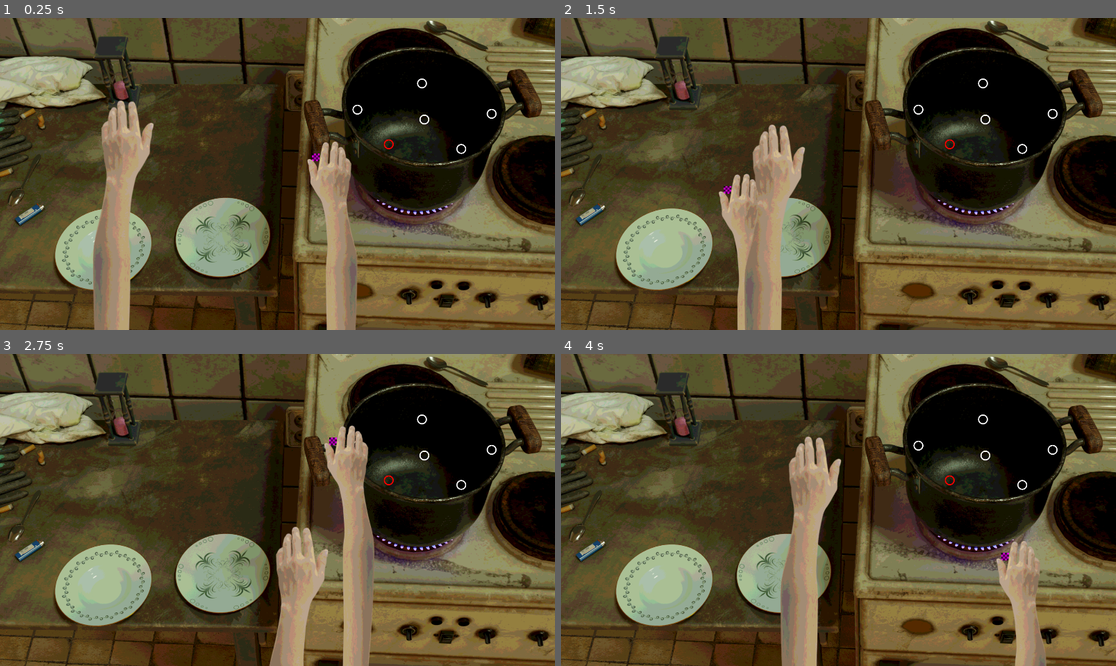
Above: before the commit, frames 1-4 (two rows, left to right).
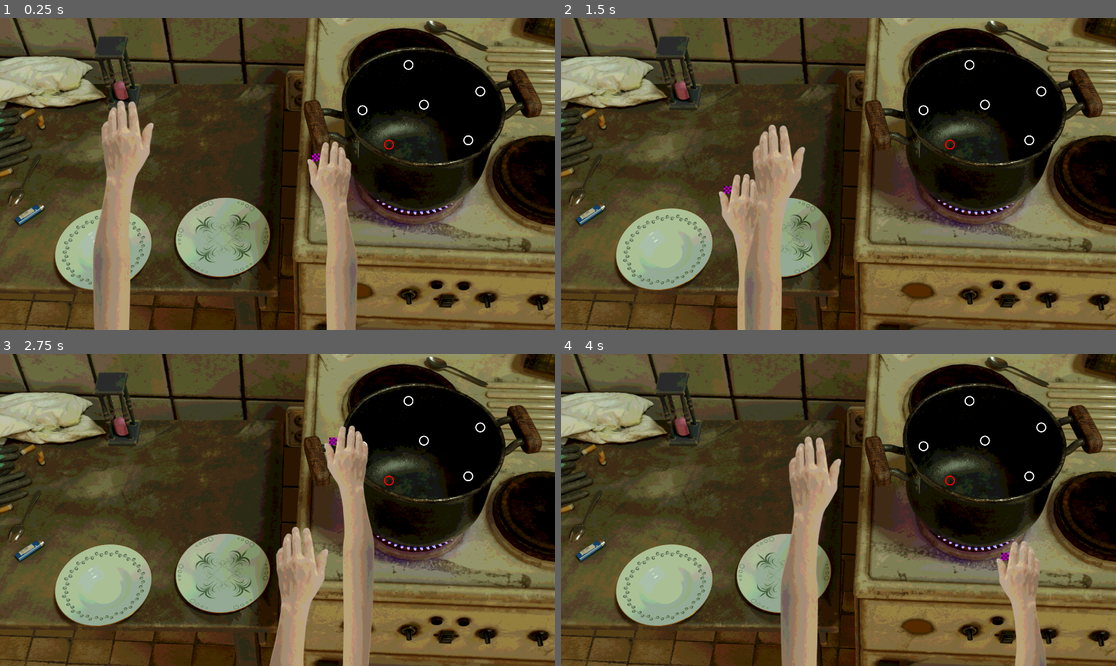
Above: after the commit, the same moments.

Repository: bloshko/weird-brew
Game: Godot game, scene res://main.tscn
The game is run twice, just before and just after one commit, with the same random seed, the same clock (stepped at 60 frames per second) and the same inputs.
Inputs (mouse positions are in pixels of both pictures, inside the frame that each line leads up to):
- Up to frame 1 (0.25 s): no input
- Up to frame 2 (1.5 s): tap Enter at 0.5 s; move the mouse to (960, 158) at 0.52 s; hold D (move_right) 0.53-1.28 s; tap Space (pick_up) at 0.6, 1.35 s; move the mouse to (727, 189) at 1.27 s; hold S (move_down) from 1.28 s (still down)
- Up to frame 3 (2.75 s): move the mouse to (333, 441) at 2.02 s; release S (move_down) at 2.03 s; hold D (move_right) from 2.03 s (still down); tap Space (pick_up) at 2.1 s
- Up to frame 4 (4 s): move the mouse to (810, 572) at 2.77 s; release D (move_right) at 2.78 s; hold W (move_up) 2.78-3.53 s; tap Space (pick_up) at 2.85, 3.6 s; move the mouse to (1005, 556) at 3.52 s; hold A (move_left) from 3.53 s (still down)

The runs differ from the first frame. In frame 1, 0.3% of the frame differs, in the area x 63-90%, y 13-44%; in frame 2, 0.3%; in frame 3, 0.2%; in frame 4, 0.3%.

Commit message:
add logic

Diff:
--- /dev/null
+++ b/game_logic.gd
@@ -0,0 +1,23 @@
+extends Node
+
+var game_ingredients: Array[Ingredient] = []
+var selected_mp3: Array[String] = []
+
+class Ingredient:
+	var correct_item_tex: Texture2D
+	var wrong_item_tex: Texture2D
+	var name: String
+
+	var correct_item_mp3: String
+	var wrong_item_mp3: String
+
+
+
+
+
+func _ready():
+	pass
+
+func generate_ingredients():
+
+	pass
--- /dev/null
+++ b/ingridient.gd
@@ -0,0 +1,12 @@
+extends Sprite2D
+
+var is_in_recipe = false
+
+func _ready():
+	pass
+
+func destroy():
+	queue_free()
+
+func _process(delta):
+	pass
--- /dev/null
+++ b/ingridient.tscn
@@ -0,0 +1,6 @@
+[gd_scene load_steps=2 format=3 uid="uid://bncisrjfndtj"]
+
+[ext_resource type="Script" uid="uid://u5fqbesocl77" path="res://ingridient.gd" id="1_a5jgv"]
+
+[node name="Ingridient" type="Sprite2D"]
+script = ExtResource("1_a5jgv")
--- a/main.tscn
+++ b/main.tscn
@@ -1,8 +1,6 @@
-[gd_scene load_steps=28 format=3 uid="uid://dkm812ayphilu"]
+[gd_scene load_steps=40 format=3 uid="uid://dkm812ayphilu"]
 
 [ext_resource type="Texture2D" uid="uid://dmi2du444iub4" path="res://assets/bg1.png" id="1_h2yge"]
-[ext_resource type="PackedScene" uid="uid://d1n4mrvpoddce" path="res://prototype_mouse_movement.tscn" id="2_h2yge"]
-[ext_resource type="PackedScene" uid="uid://ba0wfdxpewfpl" path="res://prototype_left_hand_movements.tscn" id="3_h2yge"]
 [ext_resource type="Texture2D" uid="uid://c54hpcrgxa3d8" path="res://assets/hourglass/glsass0.png" id="4_1u8w0"]
 [ext_resource type="Texture2D" uid="uid://capbq4ppkx6c6" path="res://assets/hourglass/glsass1.png" id="5_0odxb"]
 [ext_resource type="Texture2D" uid="uid://rnxj38vr68t7" path="res://assets/hourglass/glsass2.png" id="6_lswn8"]
@@ -23,7 +21,15 @@
 [ext_resource type="Texture2D" uid="uid://v15robtcvhxv" path="res://assets/hourglass/glsass17.png" id="21_4lmeg"]
 [ext_resource type="Texture2D" uid="uid://duhl65gqkj3h0" path="res://assets/hourglass/glsass18.png" id="22_0cp0l"]
 [ext_resource type="Texture2D" uid="uid://sw5md3hjbjpq" path="res://assets/hourglass/glsass19.png" id="23_d2t1y"]
+[ext_resource type="Script" uid="uid://dwka8hvmmfnpg" path="res://prototype_mouse_movement.gd" id="23_qsp4k"]
 [ext_resource type="Texture2D" uid="uid://bogbup3bkenbr" path="res://assets/hourglass/glsass20.png" id="24_gngh3"]
+[ext_resource type="Texture2D" uid="uid://ddmrmko4xi7t0" path="res://assets/circle_empty.png" id="24_kq58d"]
+[ext_resource type="Texture2D" uid="uid://cdmcna4qbmqf2" path="res://assets/hand_right.png" id="25_seu75"]
+[ext_resource type="Script" uid="uid://dq173kyf355g1" path="res://prototype_left_hand_movements.gd" id="26_htxhm"]
+[ext_resource type="Script" uid="uid://x8ro4wm5lkkb" path="res://table.gd" id="27_jq2sk"]
+[ext_resource type="Texture2D" uid="uid://ct3ivf6iwex5j" path="res://assets/hand_left.png" id="28_4k2k6"]
+[ext_resource type="Texture2D" uid="uid://bwoomyx3b4nvm" path="res://assets/hand_left_hold.png" id="29_0rl1p"]
+[ext_resource type="Script" uid="uid://bbyb7nkp4d43d" path="res://game_logic.gd" id="30_kq58d"]
 
 [sub_resource type="PlaceholderMesh" id="PlaceholderMesh_7dm0k"]
 
@@ -99,6 +105,21 @@
 "name": &"default",
 "speed": 5.0
 }]
+
+[sub_resource type="RectangleShape2D" id="RectangleShape2D_sl2gp"]
+size = Vector2(69.99994, 69)
+
+[sub_resource type="QuadMesh" id="QuadMesh_pwf5s"]
+
+[sub_resource type="ImageTexture" id="ImageTexture_74uov"]
+
+[sub_resource type="RectangleShape2D" id="RectangleShape2D_d2xlq"]
+size = Vector2(1.5164642, 1.562959)
+
+[sub_resource type="QuadMesh" id="QuadMesh_ywuup"]
+
+[sub_resource type="CircleShape2D" id="CircleShape2D_f3s46"]
+radius = 93.193344
 
 [node name="Node2D" type="Control"]
 layout_mode = 3
@@ -108,7 +129,7 @@
 grow_horizontal = 2
 grow_vertical = 2
 
-[node name="TextureRect" type="TextureRect" parent="."]
+[node name="background" type="TextureRect" parent="."]
 layout_mode = 1
 anchors_preset = 15
 anchor_right = 1.0
@@ -129,43 +150,135 @@
 frame_progress = 0.54752904
 speed_scale = 0.2
 
-[node name="FindTheDifference" type="Control" parent="."]
-anchors_preset = 0
-offset_left = 16.0
-offset_top = 23.0
-offset_right = 56.0
-offset_bottom = 63.0
-
-[node name="ColorRect" type="ColorRect" parent="FindTheDifference"]
+[node name="PrototypeMouseMovement" type="Node2D" parent="."]
+script = ExtResource("23_qsp4k")
+
+[node name="Map" type="Node2D" parent="PrototypeMouseMovement"]
+
+[node name="MapNode1" type="Sprite2D" parent="PrototypeMouseMovement/Map"]
+position = Vector2(1505, 383)
+scale = Vector2(0.6490178, 0.6490178)
+texture = ExtResource("24_kq58d")
+
+[node name="Area2D" type="Area2D" parent="PrototypeMouseMovement/Map/MapNode1"]
+
+[node name="CollisionShape2D" type="CollisionShape2D" parent="PrototypeMouseMovement/Map/MapNode1/Area2D"]
+position = Vector2(0, -2.3841858e-07)
+shape = SubResource("RectangleShape2D_sl2gp")
+
+[node name="MapNode2" type="Sprite2D" parent="PrototypeMouseMovement/Map"]
+position = Vector2(1760.0001, 360.00003)
+scale = Vector2(0.6490178, 0.6490178)
+texture = ExtResource("24_kq58d")
+
+[node name="Area2D" type="Area2D" parent="PrototypeMouseMovement/Map/MapNode2"]
+
+[node name="CollisionShape2D" type="CollisionShape2D" parent="PrototypeMouseMovement/Map/MapNode2/Area2D"]
+position = Vector2(0, -2.3841858e-07)
+shape = SubResource("RectangleShape2D_sl2gp")
+
+[node name="MapNode3" type="Sprite2D" parent="PrototypeMouseMovement/Map"]
+position = Vector2(1944, 508)
+scale = Vector2(0.6490178, 0.6490178)
+texture = ExtResource("24_kq58d")
+
+[node name="Area2D" type="Area2D" parent="PrototypeMouseMovement/Map/MapNode3"]
+
+[node name="CollisionShape2D" type="CollisionShape2D" parent="PrototypeMouseMovement/Map/MapNode3/Area2D"]
+position = Vector2(0, -2.3841858e-07)
+shape = SubResource("RectangleShape2D_sl2gp")
+
+[node name="MapNode4" type="Sprite2D" parent="PrototypeMouseMovement/Map"]
+position = Vector2(1994.0001, 305.00003)
+scale = Vector2(0.6490178, 0.6490178)
+texture = ExtResource("24_kq58d")
+
+[node name="Area2D" type="Area2D" parent="PrototypeMouseMovement/Map/MapNode4"]
+
+[node name="CollisionShape2D" type="CollisionShape2D" parent="PrototypeMouseMovement/Map/MapNode4/Area2D"]
+position = Vector2(0, -2.3841858e-07)
+shape = SubResource("RectangleShape2D_sl2gp")
+
+[node name="MapNode5" type="Sprite2D" parent="PrototypeMouseMovement/Map"]
+position = Vector2(1696, 195.00002)
+scale = Vector2(0.6490178, 0.6490178)
+texture = ExtResource("24_kq58d")
+
+[node name="Area2D" type="Area2D" parent="PrototypeMouseMovement/Map/MapNode5"]
+
+[node name="CollisionShape2D" type="CollisionShape2D" parent="PrototypeMouseMovement/Map/MapNode5/Area2D"]
+position = Vector2(-0.7614746, -1.2614746)
+shape = SubResource("RectangleShape2D_sl2gp")
+
+[node name="MapNode6" type="Sprite2D" parent="PrototypeMouseMovement/Map"]
+position = Vector2(1615.0001, 526.00006)
+scale = Vector2(0.6490178, 0.6490178)
+texture = ExtResource("24_kq58d")
+
+[node name="Area2D" type="Area2D" parent="PrototypeMouseMovement/Map/MapNode6"]
+
+[node name="CollisionShape2D" type="CollisionShape2D" parent="PrototypeMouseMovement/Map/MapNode6/Area2D"]
+shape = SubResource("RectangleShape2D_sl2gp")
+
+[node name="MapNodeNodeTouchedTimer" type="Timer" parent="PrototypeMouseMovement/Map"]
+wait_time = 2.0
+
+[node name="Lozka" type="MeshInstance2D" parent="PrototypeMouseMovement"]
+unique_name_in_owner = true
+position = Vector2(1311.7693, 578.9614)
+scale = Vector2(31.538282, 31.538282)
+mesh = SubResource("QuadMesh_pwf5s")
+texture = SubResource("ImageTexture_74uov")
+
+[node name="Area2D" type="Area2D" parent="PrototypeMouseMovement/Lozka"]
+
+[node name="Sprite2D" type="Sprite2D" parent="PrototypeMouseMovement/Lozka/Area2D"]
+position = Vector2(1.8780568, 16.74278)
+rotation = -1.562324
+scale = Vector2(0.037171256, 0.037171256)
+texture = ExtResource("25_seu75")
+
+[node name="CollisionShape2D" type="CollisionShape2D" parent="PrototypeMouseMovement/Lozka/Area2D"]
+position = Vector2(0.007315159, -0.25243643)
+scale = Vector2(1.0000006, 1.0000006)
+shape = SubResource("RectangleShape2D_d2xlq")
+
+[node name="PrototypeLeftHandMovements" type="Node2D" parent="."]
+script = ExtResource("26_htxhm")
+
+[node name="LeftHand" type="Node2D" parent="PrototypeLeftHandMovements"]
+
+[node name="OpenHand" type="MeshInstance2D" parent="PrototypeLeftHandMovements/LeftHand"]
+position = Vector2(503.29413, 1092.5706)
+rotation = -1.5707964
+scale = Vector2(1559.1412, -320.58798)
+mesh = SubResource("QuadMesh_ywuup")
+texture = ExtResource("28_4k2k6")
+
+[node name="ClosedHand" type="MeshInstance2D" parent="PrototypeLeftHandMovements/LeftHand"]
 visible = false
-layout_mode = 0
-offset_right = 531.46826
-offset_bottom = 442.0
-
-[node name="ItemA" type="Control" parent="FindTheDifference"]
-anchors_preset = 0
-offset_left = 131.0
-offset_top = 186.0
-offset_right = 171.0
-offset_bottom = 226.0
-
-[node name="ItemB" type="Control" parent="FindTheDifference"]
-anchors_preset = 0
-offset_left = 330.0
-offset_top = 187.0
-offset_right = 370.0
-offset_bottom = 227.0
-
-[node name="DifferenceTimer" type="Timer" parent="FindTheDifference"]
-
-[node name="ColorRect2" type="ColorRect" parent="."]
-visible = false
-layout_mode = 0
-offset_left = 637.0
-offset_top = 35.0
-offset_right = 1097.5256
-offset_bottom = 418.0
-
-[node name="PrototypeMouseMovement" parent="." instance=ExtResource("2_h2yge")]
-
-[node name="PrototypeLeftHandMovements" parent="." instance=ExtResource("3_h2yge")]
+position = Vector2(502.2941, 1090.5706)
+rotation = -1.5707964
+scale = Vector2(1559.1412, -320.58817)
+mesh = SubResource("QuadMesh_ywuup")
+texture = ExtResource("29_0rl1p")
+
+[node name="AreaToPickUpThings" type="Area2D" parent="PrototypeLeftHandMovements/LeftHand"]
+
+[node name="CollisionShape2D" type="CollisionShape2D" parent="PrototypeLeftHandMovements/LeftHand/AreaToPickUpThings"]
+position = Vector2(516.9643, 501.99997)
+scale = Vector2(1.4982585, 1.4982585)
+shape = SubResource("CircleShape2D_f3s46")
+
+[node name="Table" type="Node2D" parent="PrototypeLeftHandMovements"]
+unique_name_in_owner = true
+script = ExtResource("27_jq2sk")
+
+[node name="LeftItemSpawn" type="Node2D" parent="PrototypeLeftHandMovements/Table"]
+position = Vector2(425, 943)
+
+[node name="RightItemSpawn" type="Node2D" parent="PrototypeLeftHandMovements/Table"]
+position = Vector2(923, 909)
+
+[node name="GameLogic" type="Node" parent="."]
+script = ExtResource("30_kq58d")
--- /dev/null
+++ b/table.gd
@@ -0,0 +1,44 @@
+extends Node2D
+
+@onready var left_item_spawn = $LeftItemSpawn
+@onready var right_item_spawn = $RightItemSpawn
+
+var ingredient_scene = preload("res://ingridient.tscn")
+
+func spawn_items(correct_item_tex: Texture2D, wrong_item_tex: Texture2D):
+	var item_a: Sprite2D = ingredient_scene.instantiate()
+	var item_b: Sprite2D = ingredient_scene.instantiate()
+
+	if randf() >= 0.5:
+		# a - wrong
+		item_a.is_in_recipe = false
+		item_a.texture = wrong_item_tex
+
+		# a - correct
+		item_b.is_in_recipe = true
+		item_a.texture = correct_item_tex
+
+	else:
+		# a - correct
+		item_a.is_in_recipe = true
+		item_a.texture = correct_item_tex
+
+		# b - wrong
+		item_b.is_in_recipe = false
+		item_a.texture = wrong_item_tex
+
+	item_a.position = left_item_spawn.position
+	item_b.position = right_item_spawn.position
+
+	left_item_spawn.add_child(item_a)
+	right_item_spawn.add_child(item_b)
+
+
+func destroy_items():
+	for child in left_item_spawn.get_children():
+		child.destroy()
+	for child in right_item_spawn.get_children():
+		child.destroy()
+
+func _ready():
+	pass
Binary file added: assets/ingridients/adam_a.jpeg
Not shown, added: assets/ingridients/adam_a.jpeg.import
Binary file added: assets/ingridients/adam_b.jpeg
Not shown, added: assets/ingridients/adam_b.jpeg.import
Binary file added: assets/ingridients/skull_a.jpeg
Not shown, added: assets/ingridients/skull_a.jpeg.import
Binary file added: assets/ingridients/skull_b.jpeg
Not shown, added: assets/ingridients/skull_b.jpeg.import
Binary file added: assets/ingridients/spice_a.jpeg
Not shown, added: assets/ingridients/spice_a.jpeg.import
Binary file added: assets/ingridients/spice_b.jpeg
Not shown, added: assets/ingridients/spice_b.jpeg.import
(and 4 more such lines)
